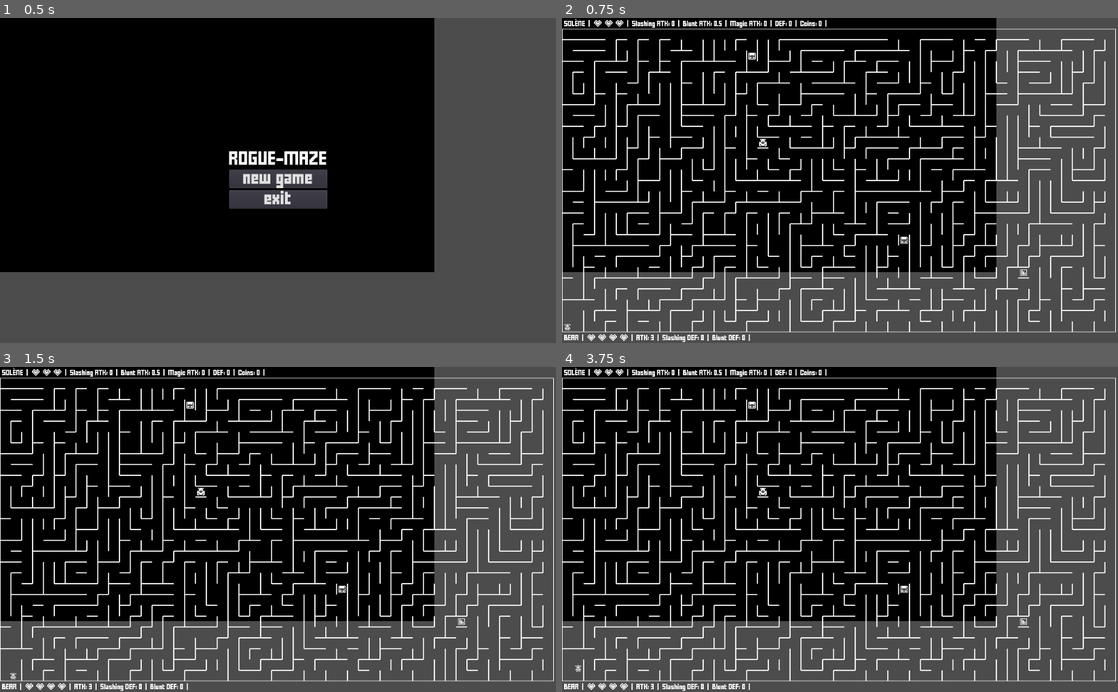
Above: before the commit, frames 1-4 (two rows, left to right).
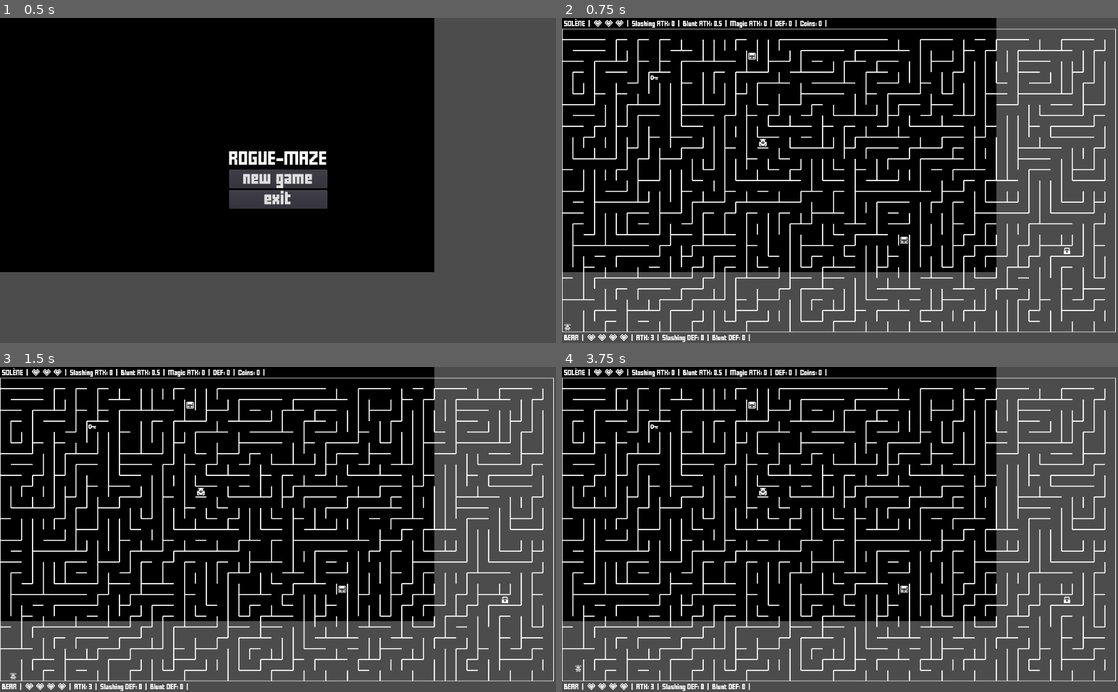
Above: after the commit, the same moments.

Repository: jGonzalezFernandez/rogue-maze
Game: Godot game, scene res://main/main.tscn
Two runs of this game, one before a commit and one after it. Both use one fixed random seed, a clock stepped at 60 frames per second and the inputs below.
Inputs:
- Up to frame 1 (0.5 s): no input
- Up to frame 2 (0.75 s): click "new game" at 0.5 s
- Up to frame 3 (1.5 s): tap Enter (ui_accept) at 1.25 s; hold Right (ui_right) from 1.28 s (still down)
- Up to frame 4 (3.75 s): tap Enter (ui_accept) at 1.52, 2, 2.27, 2.75, 3.5 s; release Right (ui_right) at 2.03 s; hold Down (ui_down) 2.03-2.78 s; hold Right (ui_right) 2.78-3.53 s; hold Up (ui_up) from 3.53 s (still down)

Frame 1 is identical in both runs. In frame 2, less than 0.1% of the frame differs, in the area x 15-92%, y 17-80%; in frame 3, less than 0.1%; in frame 4, less than 0.1%.

Commit message:
Stairs are now closed by default and a key is required to change levels

Diff:
--- a/grid_elements/characters/non_player/enemies/normal_enemies/bear/bear.gd
+++ b/grid_elements/characters/non_player/enemies/normal_enemies/bear/bear.gd
@@ -17,3 +17,5 @@
 
 func _init(initial_position: Vector2, player, maze: Maze).(TEXTURE, NAME, initial_position, player, maze, VISION, HEARING, MIN_TIME_BETWEEN_WALKS, MAX_WALK_LENGTH, SPEED, INITIAL_HEALTH, ATK, SLASHING_DEF, BLUNT_DEF) -> void:
 	pass
+
+# TODO: Add beehive + bees? The bees, like the clones, die in one hit, but they look for coins
--- a/grid_elements/characters/non_player/enemies/normal_enemies/skeleton_knight/skeleton_knight.gd
+++ b/grid_elements/characters/non_player/enemies/normal_enemies/skeleton_knight/skeleton_knight.gd
@@ -17,3 +17,5 @@
 
 func _init(initial_position: Vector2, player, maze: Maze).(TEXTURE, NAME, initial_position, player, maze, VISION, HEARING, MIN_TIME_BETWEEN_WALKS, MAX_WALK_LENGTH, SPEED, INITIAL_HEALTH, ATK, SLASHING_DEF, BLUNT_DEF) -> void:
 	pass
+
+# TODO: Add dash ability?
--- a/grid_elements/characters/non_player/enemies/normal_enemies/spider/spider.gd
+++ b/grid_elements/characters/non_player/enemies/normal_enemies/spider/spider.gd
@@ -17,3 +17,5 @@
 
 func _init(initial_position: Vector2, player, maze: Maze).(TEXTURE, NAME, initial_position, player, maze, VISION, HEARING, MIN_TIME_BETWEEN_WALKS, MAX_WALK_LENGTH, SPEED, INITIAL_HEALTH, ATK, SLASHING_DEF, BLUNT_DEF) -> void:
 	pass
+
+# TODO: Add web ability to block and listen to characters? And make every level containing a spider start with a few...
--- /dev/null
+++ b/grid_elements/static_elements/key/key.gd
@@ -0,0 +1,11 @@
+class_name Key
+extends StaticElement
+
+const TEXTURE_PATH = ResourcePath.STATIC_ELEMENTS + "/key/key.png"
+const TEXTURE = preload(TEXTURE_PATH)
+
+func _init(position: Vector2).(TEXTURE, position) -> void:
+	pass
+
+func _ready() -> void:
+	connect("area_entered", get_parent(), "key_reached")
--- a/grid_elements/static_elements/stairs/stairs.gd
+++ b/grid_elements/static_elements/stairs/stairs.gd
@@ -1,11 +1,20 @@
 class_name Stairs
 extends StaticElement
 
-const TEXTURE_PATH = ResourcePath.STATIC_ELEMENTS + "/stairs/stairs.png"
-const TEXTURE = preload(TEXTURE_PATH)
+const PADLOCK_TEXTURE_PATH = ResourcePath.STATIC_ELEMENTS + "/stairs/padlock.png"
+const PADLOCK_TEXTURE = preload(PADLOCK_TEXTURE_PATH)
 
-func _init(position: Vector2).(TEXTURE, position) -> void:
+const STAIRS_TEXTURE_PATH = ResourcePath.STATIC_ELEMENTS + "/stairs/stairs.png"
+const STAIRS_TEXTURE = preload(STAIRS_TEXTURE_PATH)
+
+var unlocked = false
+
+func _init(position: Vector2).(PADLOCK_TEXTURE, position) -> void:
 	pass
 
 func _ready() -> void:
 	connect("area_entered", get_parent(), "stairs_reached")
+
+func unlock() -> void:
+	unlocked = true
+	sprite.texture = STAIRS_TEXTURE
--- a/main/main.gd
+++ b/main/main.gd
@@ -11,6 +11,7 @@
 var player: Player
 var player_status_bar: StatusBar
 var maze: Maze
+var key: Key
 var stairs: Stairs
 var level_number: int
 var enemies: Array
@@ -112,6 +113,9 @@
 
 #	add_event(Event.new(maze.random_position()))
 
+	key = Key.new(maze.random_top_left_position())
+	add_child(key)
+
 	stairs = Stairs.new(maze.random_bottom_right_position())
 	add_child(stairs)
 
@@ -144,6 +148,7 @@
 		level_number = 0
 		first_items.clear()
 		second_items.clear()
+		remove(key)
 	else:
 		# We want the allies to follow the Player to the next level, so we don't delete
 		# them to continue their treatment later (in the update_allies() function).
@@ -172,8 +177,13 @@
 	set_enemy_status_bars()
 	update_allies()
 
+func key_reached(_area) -> void:
+	stairs.unlock()
+	remove(key)
+
 func stairs_reached(_area) -> void:
-	call_deferred("next_level")
+	if stairs.unlocked:
+		call_deferred("next_level")
 
 func treasure_reached(_area, treasure: Treasure) -> void:
 	if !first_items.empty():
--- a/project.godot
+++ b/project.godot
@@ -123,6 +123,11 @@
 "class": "Item",
 "language": "GDScript",
 "path": "res://gui_elements/status_bar/items/item.gd"
+}, {
+"base": "StaticElement",
+"class": "Key",
+"language": "GDScript",
+"path": "res://grid_elements/static_elements/key/key.gd"
 }, {
 "base": "Node2D",
 "class": "Maze",
@@ -268,6 +273,7 @@
 "Heart": "",
 "HumanGhost": "",
 "Item": "",
+"Key": "",
 "Maze": "",
 "MessageScreen": "",
 "MonsterGhost": "",
Binary file changed: grid_elements/characters/non_player/enemies/normal_enemies/spider/spider.png
Binary file added: grid_elements/characters/non_player/enemies/normal_enemies/spider/web.png
Not shown, added: grid_elements/characters/non_player/enemies/normal_enemies/spider/web.png.import
Binary file removed: grid_elements/static_elements/key.png
Binary file added: grid_elements/static_elements/key/key.png
Not shown, changed: grid_elements/static_elements/key/key.png.import
Binary file removed: grid_elements/static_elements/stairs/closed_grid.png
Binary file added: grid_elements/static_elements/stairs/padlock.png
Not shown, changed: grid_elements/static_elements/stairs/padlock.png.import
